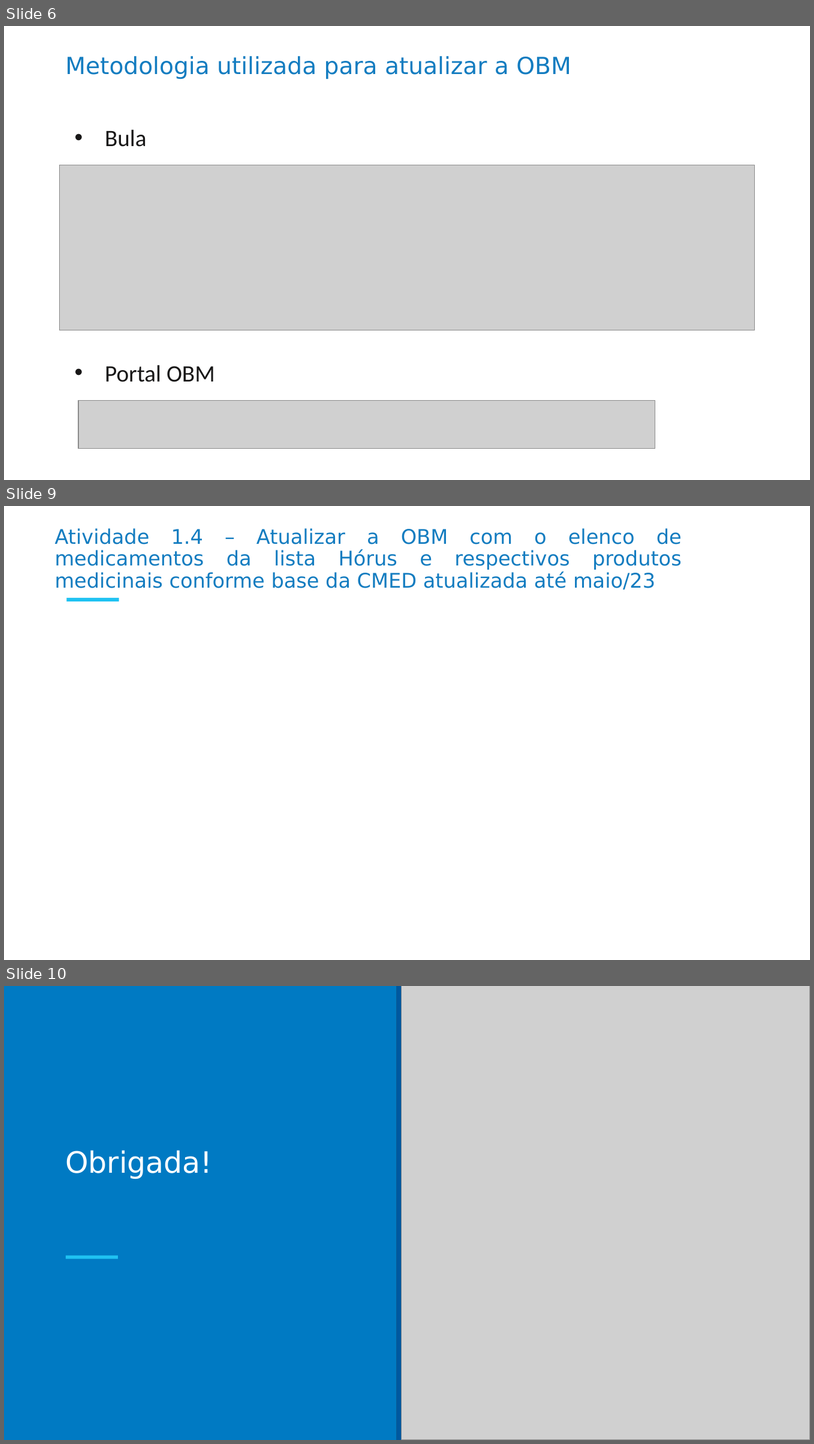
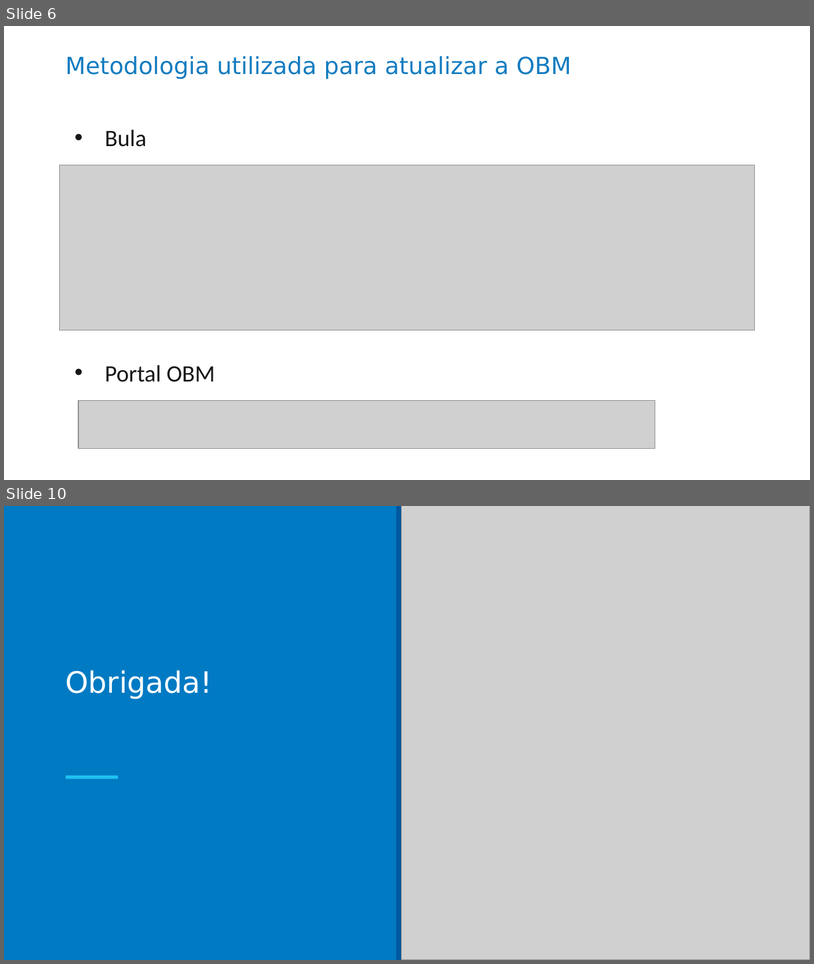
Before and after one commit to moaassis/https-git-codecommit.sa-east-1.amazonaws.com-v1-repos-ips-brasil-documentos, a slide deck: Gestão do Projeto/ApresentacoesProjeto/ips_entregav2_Dez2023.pptx. Shown one above the other, each under a label of ours: slides 6, 9 and 10 before the commit, slides 6 and 10 after it; the slides between them are not shown. The pictures are 814x1444 and 814x964 pixels, drawn with LibreOffice and Linux fonts; fonts in the diff are those of the drawing; grey boxes stand for pictures; background and template pictures are left out; a plain dark background stands for a picture behind light text. Boxes give left, top, right and bottom in pixels: in the first picture for what was removed or moved away, otherwise in the second. Text is boxed around its words. In the diff, an @@ line names an element or a change of style, - is before the commit and + after.

```diff
--- a/Gestão do Projeto/ApresentacoesProjeto/ips_entregav2_Dez2023.pptx
+++ b/Gestão do Projeto/ApresentacoesProjeto/ips_entregav2_Dez2023.pptx
@@ slide 9 removed at bbox=[4, 506, 810, 960], background picture (left out) @@
@@ text removed at bbox=[55, 528, 682, 589] @@
-Atividade 1.4 – Atualizar a OBM com o elenco de medicamentos da lista Hórus e respectivos produtos medicinais conforme base da CMED atualizada até maio/23
@@ rectangle removed at bbox=[67, 598, 120, 601] @@
```
Also in this commit, not shown: 3 slides changed, 2 slides added, 1 other slide removed.
